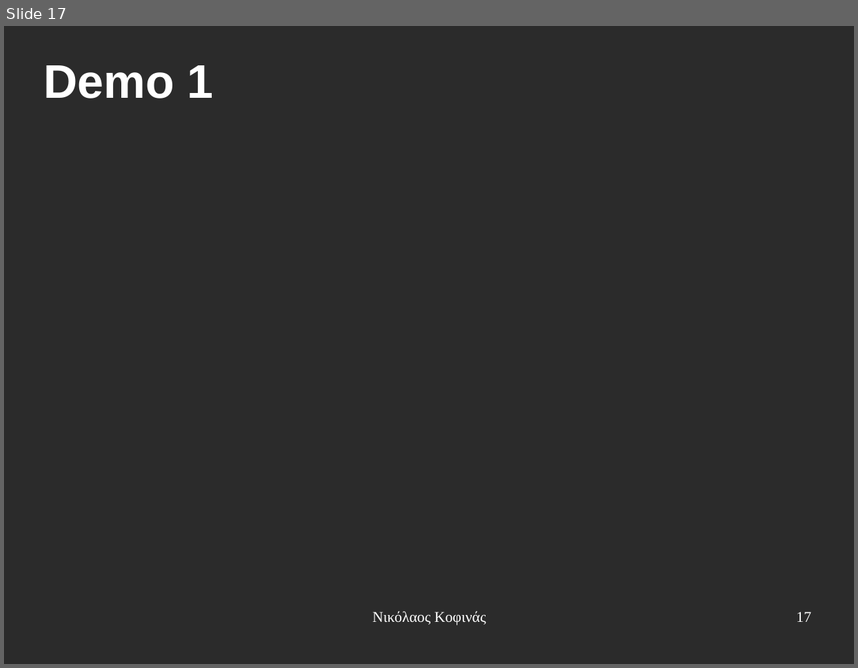
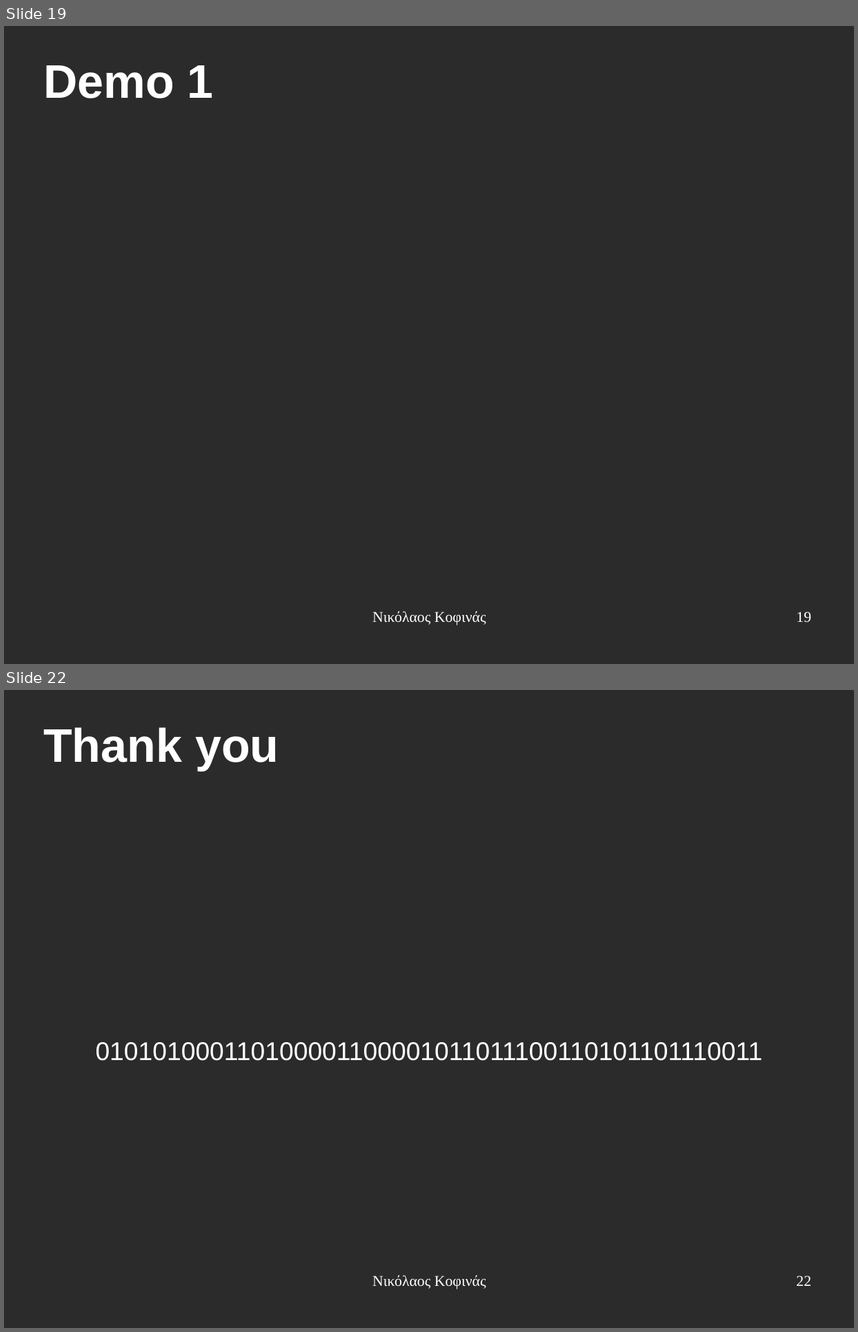
Before and after one commit to eldr4d/MyThesis, a slide deck: presentation.odp. Shown one above the other, each under a label of ours: slide 17 before the commit, slides 19 and 22 after it; the slides between them are not shown. The pictures are 858x668 and 858x1332 pixels, drawn with LibreOffice and Linux fonts; fonts in the diff are those of the drawing; background and template pictures are left out; a plain dark background stands for a picture behind light text. Boxes give left, top, right and bottom in pixels: in the first picture for what was removed or moved away, otherwise in the second. Text is boxed around its words. In the diff, an @@ line names an element or a change of style, - is before the commit and + after.

```diff
--- a/presentation.odp
+++ b/presentation.odp
@@ slide 22 added at (4, 690, 854, 1328), background picture (left out) @@
@@ title added at (43, 727, 279, 771), 44 pt, text #FFFFFF, bold @@
+Thank you
@@ subtitle added at (96, 1042, 763, 1061), 24 pt, text #FFFFFF @@
+010101000110100001100001011011100110101101110011
@@ text added at (372, 1274, 486, 1289), 14 pt, text #FFFFFF @@
+Νικόλαος Κοφινάς
@@ page number added at (796, 1275, 811, 1285), 14 pt, text #FFFFFF @@
+22
@@ what was slide 17 is now slide 19 @@
@@ page number at (796, 611, 811, 622): text changed @@
-17
+19
```
Also in this commit, not shown: 8 slides changed, 3 other slides added.
